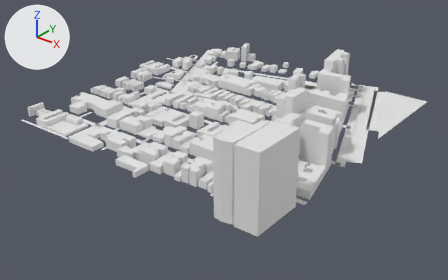
Renders of the glTF model app/public/world/tiles/-3_-14.lod1.glb from each side of a commit.
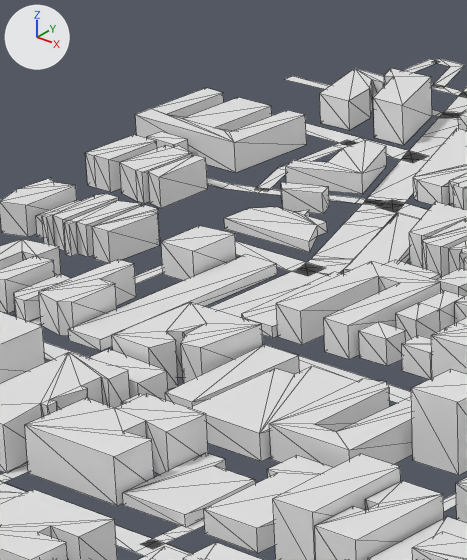
Old and new are each drawn whole from a camera (50 mm lens) standing at (-643.0, 5975.0, 420.0) and looking at (-1229.0, 6707.0, -34.0) and again close up on the part from 26% to 44% of the width and 16% to 52% of the height. Arrows for +X, +Y and +Z are at upper left; the lights stay in place. The first two pictures are the older version. The close-ups show mesh edges as thin lines. Where no turn or scale is listed for an object, it has been applied to the vertices. Vertices at exactly the same position are counted once.

Names of what the first close-up shows: 'buildings', 'ground'.
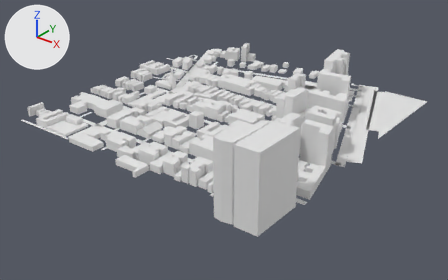
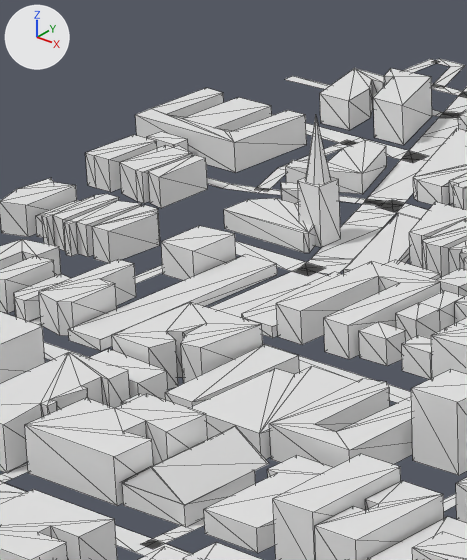
Location of each change, [x1, y1, x2, y2] in pixels of the close-ups (467 x 560 px):
part 1 of me_buildings, added: after [298, 177, 341, 247]
part 2 of me_buildings, built on: before [123, 207, 327, 527]; after [122, 114, 331, 527]

The edits, one by one:
me_buildings is used by ob_buildings; location (-1253.7, 6737.7, 55.1).
me_buildings had 2336 vertices, 3223 faces and spanned x -266.0..266.0, y -266.0..266.0, z -55.0..55.0.
me_buildings now has 2370 vertices, 3256 faces and spans x -266.0..266.0, y -266.0..266.0, z -55.0..55.0.
me_buildings part 1: the loose piece of 8 vertices spanning x -218.0..-212.0, y 20.0..43.0, z -55.0..-44.0 is copied, and the copy is scaled about its middle by (1.55, 0.421, 1.88), then moved by (67.0, 0.0, 5.0); it spans x -153.0..-143.0, y 27.0..36.0, z -55.0..-34.0.
Part 2, on me_buildings:
4 vertices are removed from x -181.0..-50.0, y -156.0..38.0, z -51.0.
26 faces are deleted.
9 vertices in x -181.0..-26.0, y -155.0..38.0, z -51.0 move by (0.0, 0.0, 3.0).
2 vertices move from x -164.0..-143.0, y 21.0..43.0, z -51.0 to x -166.0..-149.0, y 34.0..43.0, z -55.0.
22 vertices are added at x -152.0..-25.0, y -156.0..36.0, z -55.0..-11.0.
8 new vertices lie (0.0, 0.0, 7.0) away from vertices in x -181.0..-50.0, y -156.0..43.0, z -55.0..-51.0.
49 new faces join them.
